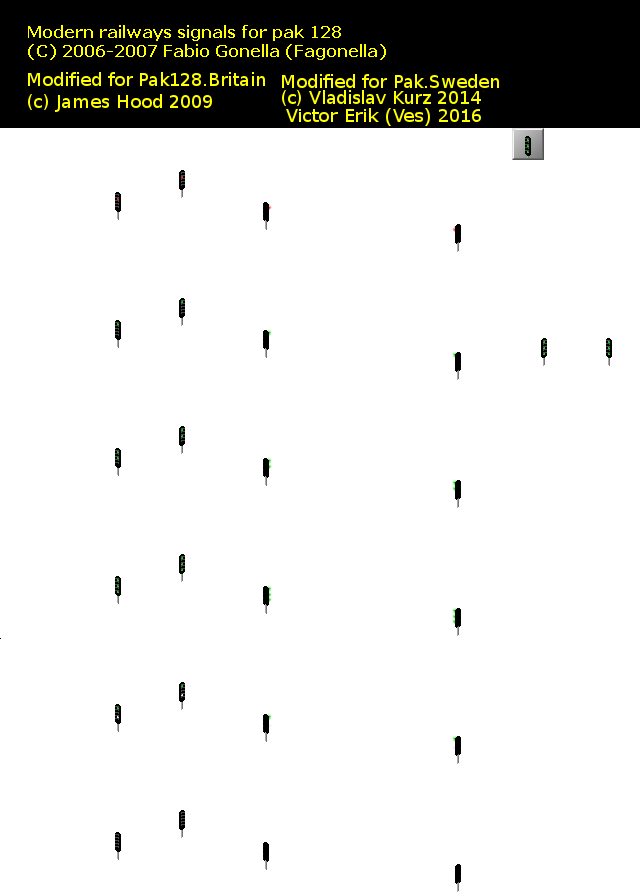
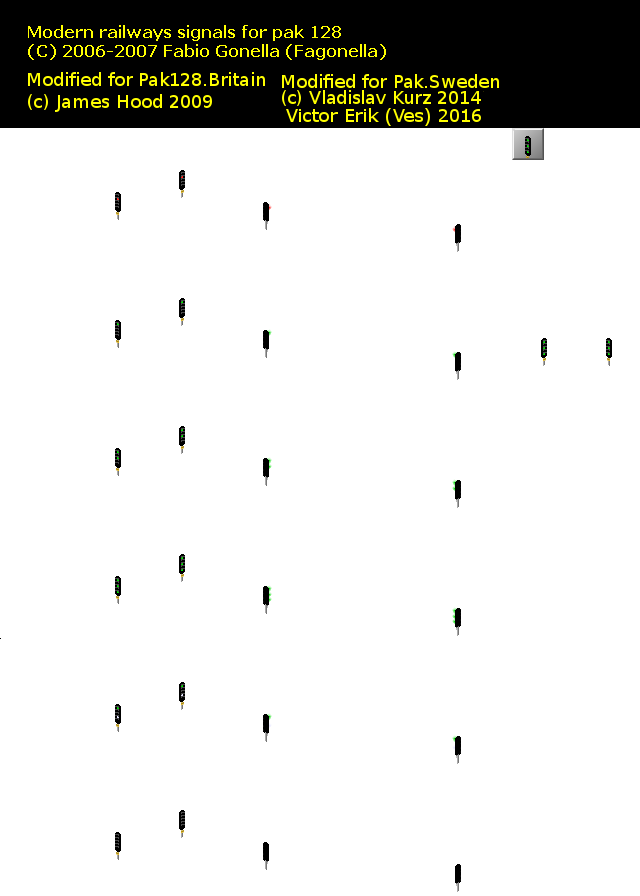
Comparing the layer stacks of the two 640 x 896 images. Changes:
added layer "Skylt" above "Rutor" over bbox(116, 156, 610, 886)
